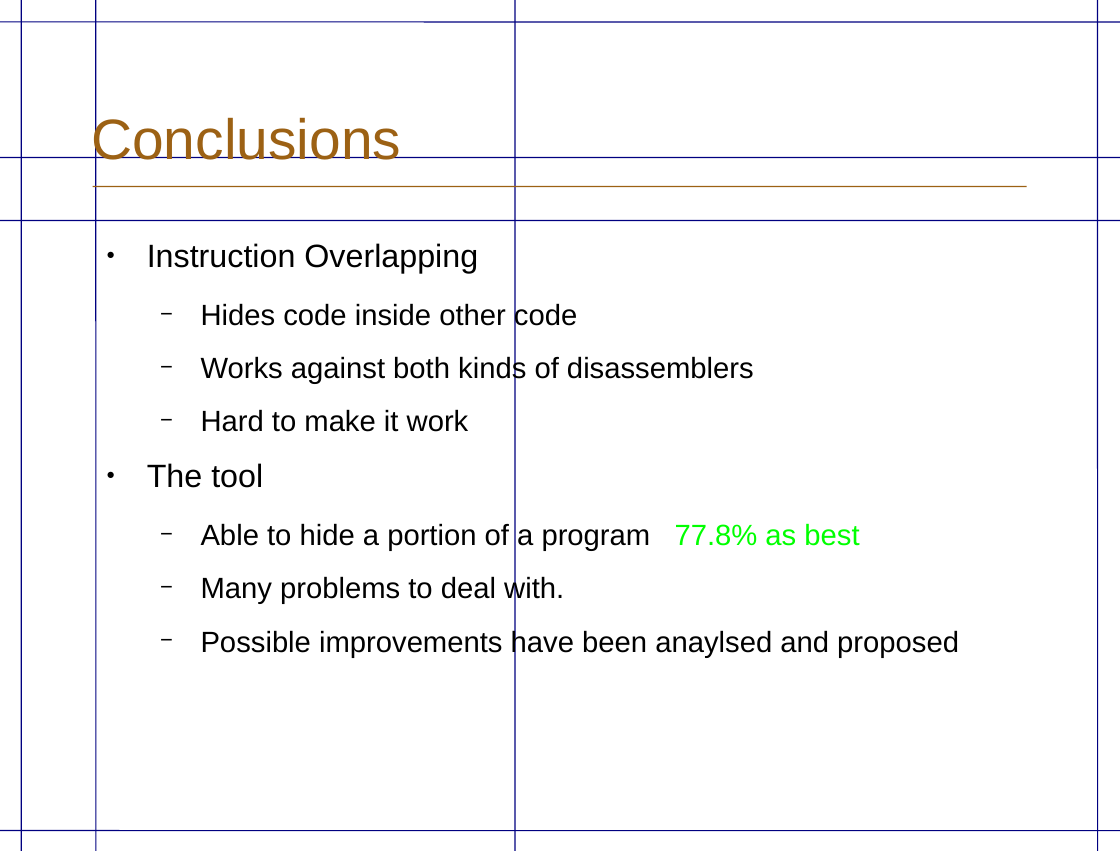
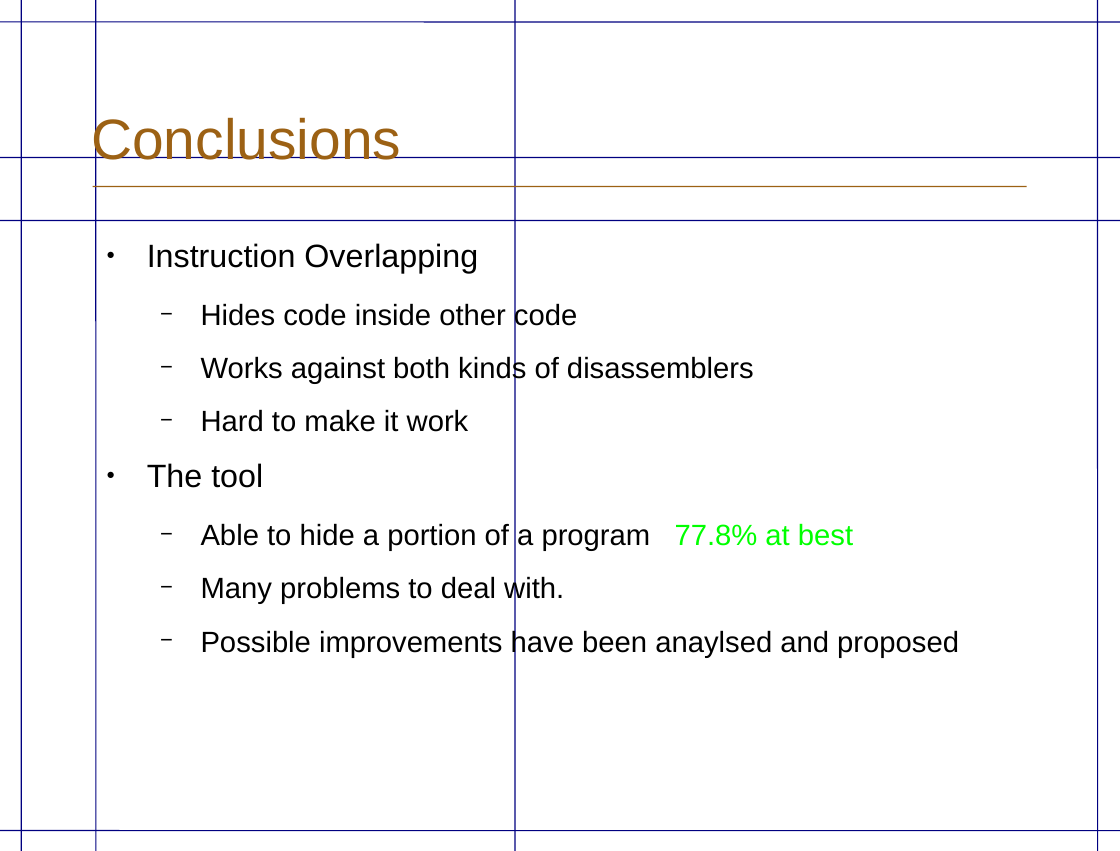
Before and after one commit to eriknylander/exjobb, a slide deck: slide 29 of Presentation/ExjobbPresentation _english.odp. Drawn at 1120x851 pixels with LibreOffice and Linux fonts; fonts in the diff are those of the drawing; background and template pictures are left out. Boxes give left, top, right and bottom in pixels: in the first picture for what was removed or moved away, otherwise in the second. Text is boxed around its words. In the diff, an @@ line names an element or a change of style, - is before the commit and + after.

```diff
--- a/Presentation/ExjobbPresentation _english.odp
+++ b/Presentation/ExjobbPresentation _english.odp
@@ text at bbox=[201, 523, 853, 551]: text changed @@
-  − Able to hide a portion of a program 77.8% as best
+  − Able to hide a portion of a program 77.8% at best
```
Also in this commit, not shown: 1 other slide changed, 1 slide added, 1 slide removed, 1 other file.
